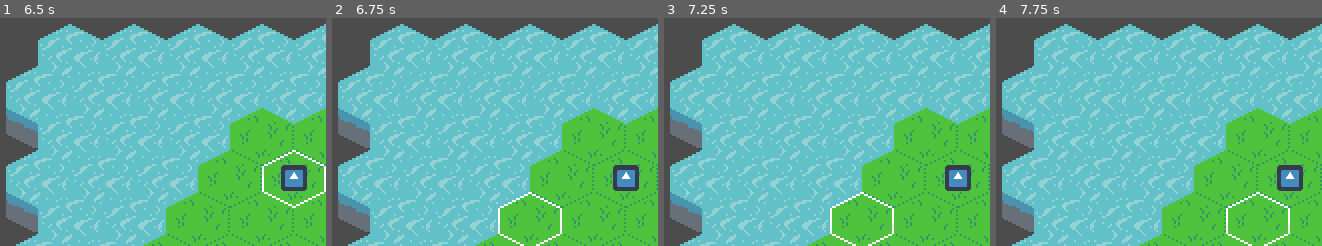
Above: before the commit, frames 1-4 (left to right).
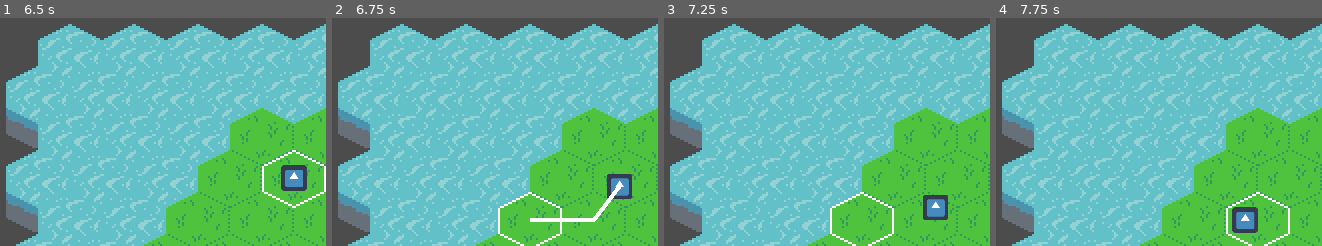
Above: after the commit, the same moments.

Repository: ucsdRgross/gamedev
Game: Godot game, scene res://Main.tscn
The game is run twice, just before and just after one commit, with the same random seed, the same clock (stepped at 60 frames per second) and the same inputs. The engine's default icon, where the game draws it, is replaced by a stand-in: a white triangle on a blue panel in a dark square.
Inputs (mouse positions are in pixels of both pictures, inside the frame that each line leads up to):
- Up to frame 1 (6.5 s): tap Enter at 0.5, 2, 3.5 s; move the mouse to (231, 106) at 0.52 s; press the mouse at (231, 106) at 0.53 s; right-click (231, 106) at 0.8 s; tap Space at 1.25, 2.75, 4.25 s; move the mouse to (293, 106) at 1.27 s; release the mouse at (293, 106) at 1.28 s; right-click (293, 106) at 1.35 s; click (293, 106) at 1.55 s; move the mouse to (198, 150) at 2.02 s; press the mouse at (198, 150) at 2.03 s; right-click (198, 150) at 2.3 s; move the mouse to (260, 150) at 2.77 s; release the mouse at (260, 150) at 2.78 s; right-click (260, 150) at 2.85 s; click (260, 150) at 3.05 s; move the mouse to (166, 191) at 3.52 s; press the mouse at (166, 191) at 3.53 s; right-click (166, 191) at 3.8 s; move the mouse to (231, 191) at 4.27 s; release the mouse at (231, 191) at 4.28 s; right-click (231, 191) at 4.35 s; click (231, 191) at 4.55 s; move the mouse to (293, 191) at 5.02 s; press the mouse at (293, 191) at 5.03 s; right-click (293, 191) at 5.3 s; move the mouse to (133, 234) at 5.77 s; release the mouse at (133, 234) at 5.78 s; right-click (133, 234) at 5.85 s; click (133, 234) at 6.05 s
- Up to frame 2 (6.75 s): move the mouse to (530, 234) at 6.52 s; press the mouse at (530, 234) at 6.53 s
- Up to frame 3 (7.25 s): right-click (862, 234) at 6.8 s
- Up to frame 4 (7.75 s): move the mouse to (1256, 234) at 7.27 s; release the mouse at (1256, 234) at 7.28 s; right-click (1256, 234) at 7.35 s; click (1256, 234) at 7.55 s

Frame 1 is identical in both runs. In frame 2, 1.7% of the frame differs, in the area x 60-95%, y 64-90%; in frame 3, 1.7%; in frame 4, 1.8%, in the area x 72-95%, y 64-95%.

Commit message:
adjusted click controls
units start moving immediately given a path
left click to select, left click to add destination points, holding down left click draws path to walk
right click deselects unit

Diff:
--- a/necroma/units/Unit.gd
+++ b/necroma/units/Unit.gd
@@ -13,7 +13,8 @@
 var is_walking := false setget set_is_walking
 var to_next_tile : float = 0
 var current_path : PoolVector2Array = []
-var potential_path : PoolVector2Array = []
+#points_added_path added in case needed for the future, high chance of removal
+var points_added_path : PoolVector2Array = []
 
 onready var _hexmap: HexMap = $"../HexMap"
 onready var _sprite: Sprite = $Sprite
@@ -23,6 +24,7 @@
 #signal removed(cell)
 
 func _ready() -> void:
+	#allows placing directly on board
 	cell = _hexmap.world_to_map(position)
 	position = _hexmap.map_to_world(cell)
 	_astar.set_point_disabled(cell, true)
@@ -34,11 +36,21 @@
 		walk_along(delta)
 
 func add_point(new_cell: Vector2) -> void:
-	if potential_path.empty():
-		potential_path.append(cell)
-	var new_path : PoolVector2Array = _astar.path_between(potential_path[-1],new_cell)
-	new_path.remove(0)
-	potential_path.append_array(new_path)
+	#add starting cell to start
+	if current_path.empty():
+		current_path.append(cell)
+
+	#dont add duplicate points
+	if current_path[-1] == new_cell:
+		return
+	points_added_path.append(new_cell)
+
+	var new_path : PoolVector2Array = _astar.path_between(current_path[-1],new_cell)
+	#trims duplicate point at start
+	if new_path:
+		new_path.remove(0)
+	current_path.append_array(new_path)
+	self.is_walking = true
 
 
 func walk_along(delta : float) -> void:
@@ -49,6 +61,8 @@
 			to_next_tile = travel_time
 		else:
 			to_next_tile -= travel_time
+			if points_added_path[0] == current_path[0]:
+				points_added_path.remove(0)
 			current_path.remove(0)
 			line.remove_point(0)
 			update_cell = true
@@ -59,9 +73,11 @@
 	position = from.linear_interpolate(to, min(to_next_tile/travel_time, 1))
 	if line.points:
 		line.set_point_position(0, position)
+	#reached destination, reset everything
 	if to_next_tile > travel_time:
 		is_walking = false
 		current_path.resize(0)
+		points_added_path.resize(0)
 		to_next_tile = 0
 
 
@@ -81,17 +97,17 @@
 	cell = value
 
 
-func set_path():
-	if potential_path.size() >= 2:
-		#if still finishing walking to tile
-		if not current_path.empty():
-			potential_path.remove(0)
-			current_path.append_array(potential_path)
-		else:
-			current_path = potential_path
-			self.cell = current_path[1]
-			potential_path.resize(0)
-			is_walking = true
+#func set_path():
+#	if potential_path.size() >= 2:
+#		#if still finishing walking to tile
+#		if not current_path.empty():
+#			potential_path.remove(0)
+#			current_path.append_array(potential_path)
+#		else:
+#			current_path = potential_path
+#			self.cell = current_path[1]
+#			potential_path.resize(0)
+#			is_walking = true
 
 
 func set_is_walking(value: bool) -> void:
@@ -106,8 +122,11 @@
 	is_selected = value
 	if is_selected and not current_path.empty():
 		current_path.resize(2)
-	elif not is_selected:
-		potential_path.resize(0)
+		points_added_path.resize(0)
+#	if is_selected and not current_path.empty():
+#		current_path.resize(2)
+#	elif not is_selected:
+#		current_path.resize(0)
 #	if is_selected:
 #		_anim_player.play("selected")
 #	else:
@@ -127,7 +146,7 @@
 
 func show_path_to(new_cell : Vector2) -> void:
 	line.clear_points()
-	var line_path = potential_path
+	var line_path = current_path
 	if line_path.empty():
 		line_path.append(cell)
 	var new_path : PoolVector2Array = _astar.path_between(line_path[-1],new_cell)
--- a/necroma/world/board/GameBoard.gd
+++ b/necroma/world/board/GameBoard.gd
@@ -31,7 +31,7 @@
 func _unhandled_input(event: InputEvent) -> void:
 	if event.is_action_pressed("left_mouse_button"):
 		on_left_click()
-	elif event.is_action_pressed("right_mouse_button"):
+	if event.is_action_pressed("right_mouse_button"):
 		on_right_click()
 	if selected_unit and event.is_action_pressed("ui_cancel"):
 		deselect_unit()
@@ -56,12 +56,16 @@
 func _on_Hexmap_moved(new_cell) -> void:
 	hovered_cell = new_cell
 	if selected_unit:
-		selected_unit.show_path_to(new_cell)
+		selected_unit.show_path_to(hovered_cell)
+		#draw path
+		if Input.is_action_pressed("left_mouse_button"):
+			selected_unit.add_point(hovered_cell)
 		return
+
 	if hovered_unit:
 		hovered_unit.hide_path()
 		hovered_unit = null
-	if not units.has(new_cell):
+	if not units.has(hovered_cell):
 		return
 	else:
 		hovered_unit = units[hovered_cell]
@@ -72,12 +76,15 @@
 	if not selected_unit:
 		select_unit(hovered_cell)
 	elif selected_unit.is_selected:
-		selected_unit.set_path()
-		deselect_unit()
+		selected_unit.add_point(hovered_cell)
+#		selected_unit.set_path()
+#		deselect_unit()
 
 func on_right_click() -> void:
 	if selected_unit:
-		selected_unit.add_point(hovered_cell)
+		deselect_unit()
+#	if selected_unit:
+#		selected_unit.add_point(hovered_cell)
 
 func _on_Unit_moved(old_cell: Vector2, new_cell: Vector2) -> void:
 	var unit = units[old_cell]
